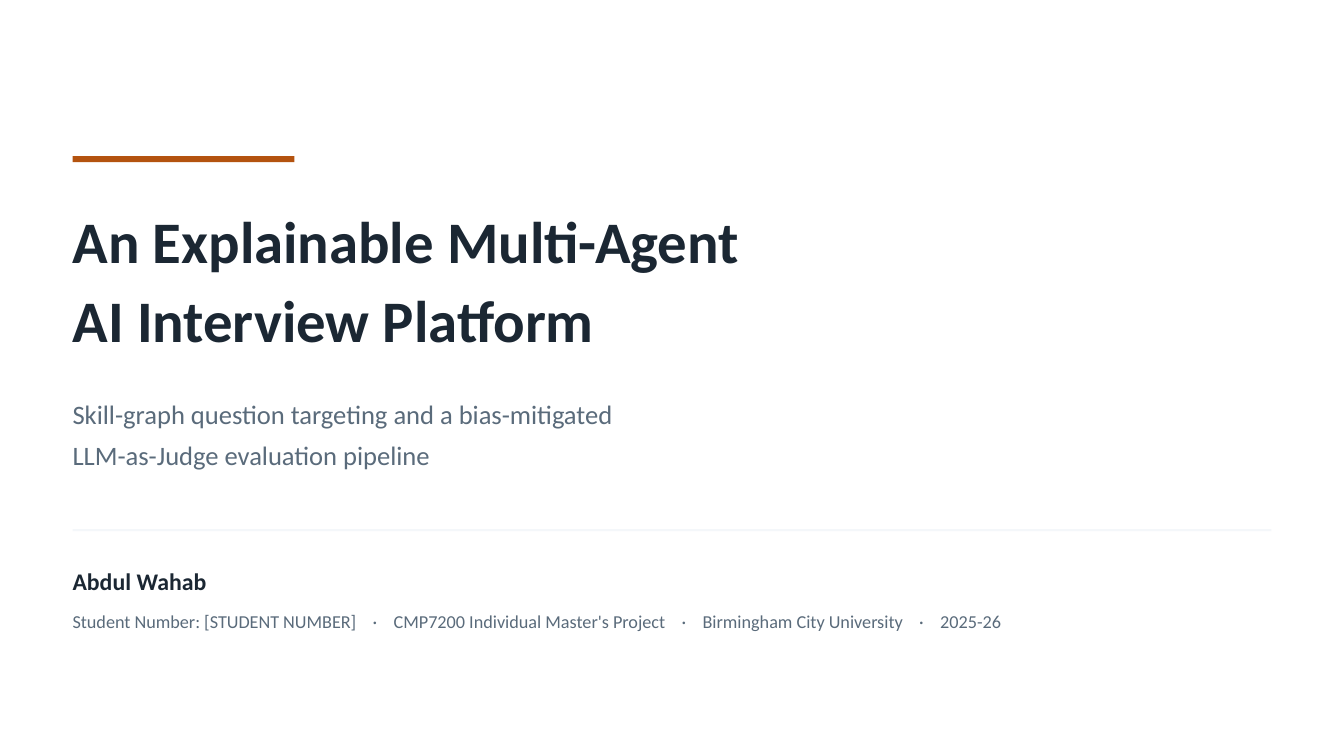
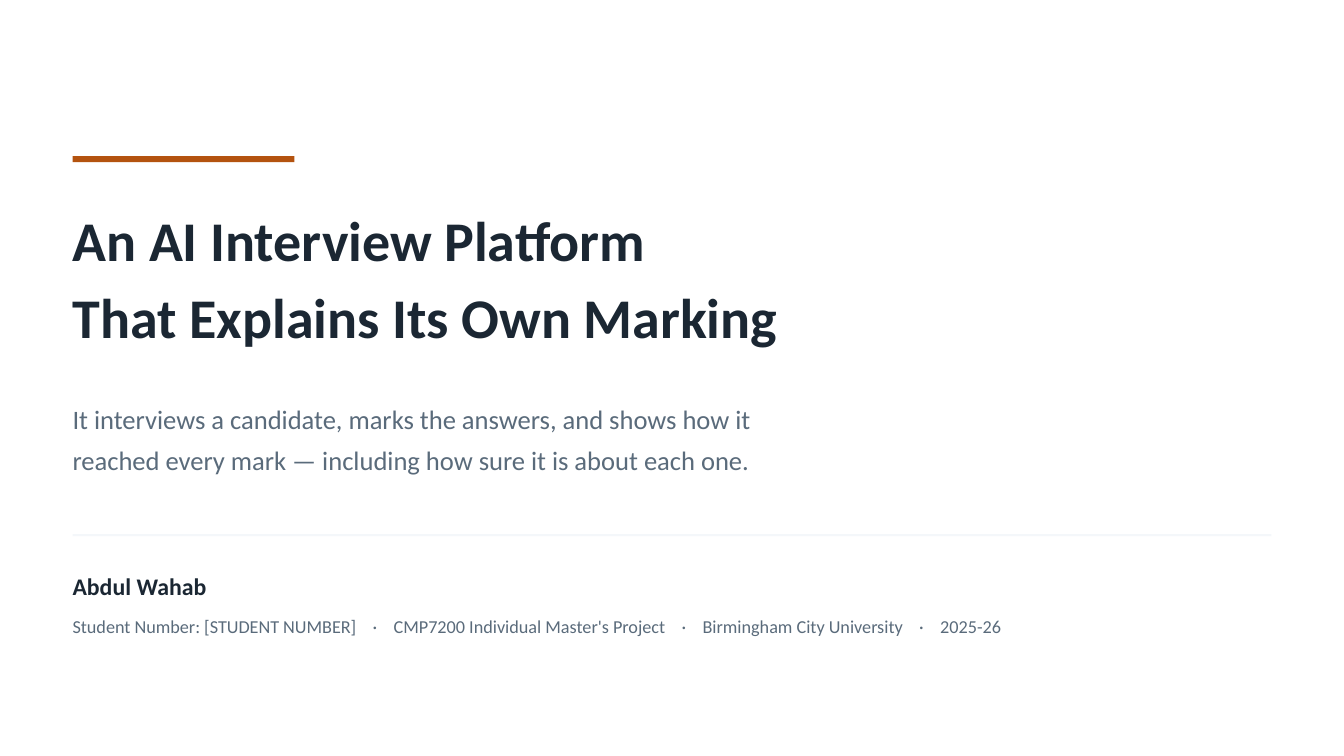
Before and after one commit to syedali254/interview_platform, a slide deck: slide 1 of submission/CMP7200_Viva_Presentation.pptx. Drawn at 1344x756 pixels with LibreOffice and Linux fonts; fonts in the diff are those of the drawing. Boxes give left, top, right and bottom in pixels: in the first picture for what was removed or moved away, otherwise in the second. Text is boxed around its words. In the diff, an @@ line names an element or a change of style, - is before the commit and + after.

```diff
--- a/submission/CMP7200_Viva_Presentation.pptx
+++ b/submission/CMP7200_Viva_Presentation.pptx
@@ text at box(73, 221, 778, 348): text changed; size 42 to 40 pt @@
-An Explainable Multi-Agent
-AI Interview Platform
+An AI Interview Platform
+That Explains Its Own Marking
@@ text at box(73, 410, 750, 475): text changed @@
-Skill-graph question targeting and a bias-mitigated
-LLM-as-Judge evaluation pipeline
+It interviews a candidate, marks the answers, and shows how it
+reached every mark — including how sure it is about each one.
@@ text "Abdul Wahab": place and size @@
-text "Abdul Wahab" at box(73, 573, 207, 590)
+text "Abdul Wahab" at box(73, 578, 207, 595)
@@ text "Student Number: [STUDENT NUMBER] · ...": place and size @@
-text "Student Number: [STUDENT NUMBER] · ..." at box(73, 615, 1001, 631)
+text "Student Number: [STUDENT NUMBER] · ..." at box(73, 620, 1001, 636)
```
Also in this commit, not shown: 4 other slides changed, 5 slides added, 5 slides removed, 2 other files.
